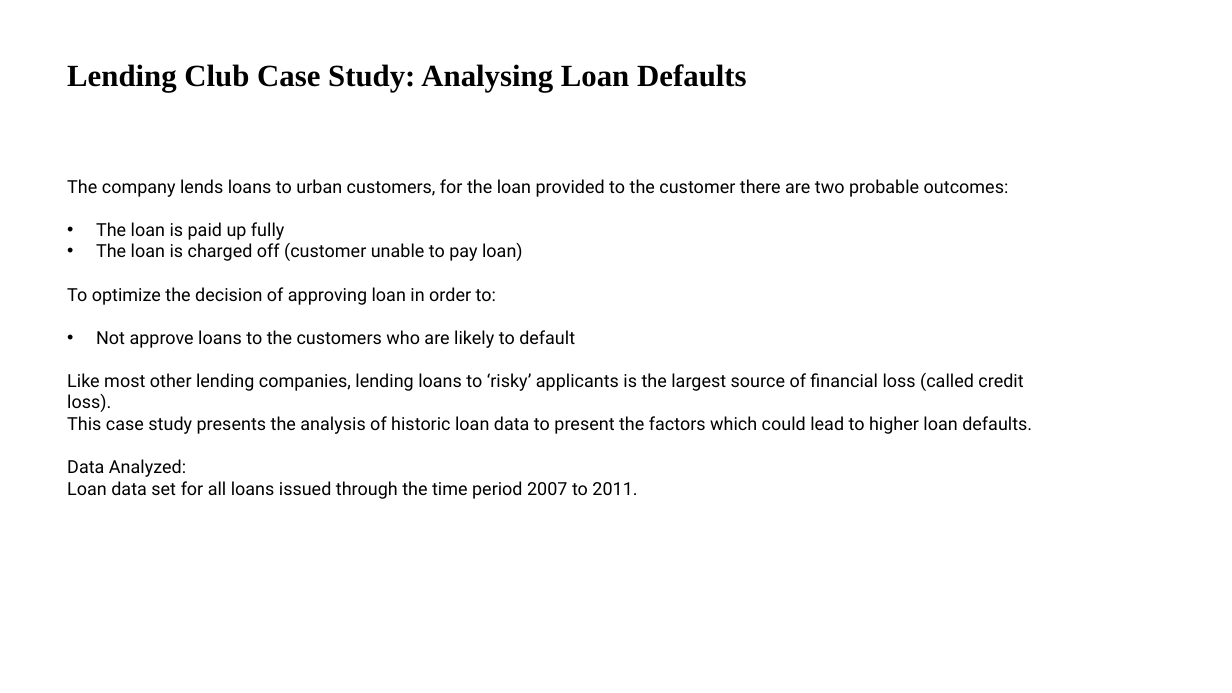
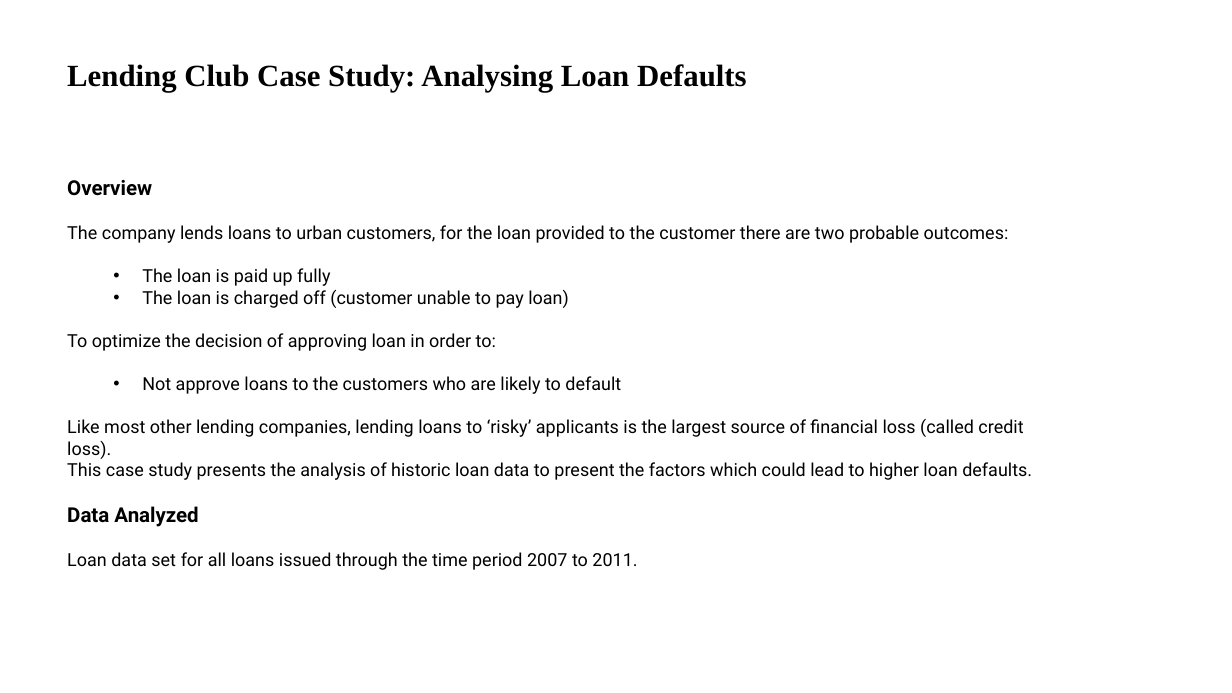
Before and after one commit to VFulara/LendingClubCaseStudy, a slide deck: slide 1 of Presentation.pptx. Drawn at 1232x693 pixels with LibreOffice and Linux fonts; fonts in the diff are those of the drawing. Boxes give left, top, right and bottom in pixels: in the first picture for what was removed or moved away, otherwise in the second. Text is boxed around its words. In the diff, an @@ line names an element or a change of style, - is before the commit and + after.

Commit message:
Data cleansing added in presentation

```diff
--- a/Presentation.pptx
+++ b/Presentation.pptx
@@ text at [67,180,152,196]: paragraph added @@
+Overview
@@ text at [142,268,621,394]: list level 1 to 2 in "The loan is paid up ..."; list level 1 to 2 in "The loan is charged off ..."; list level 1 to 2 in "Not approve loans to the ..." @@
@@ text at [67,506,198,527]: text changed; size 14 to 16 pt; bold on @@
-Data Analyzed:
+Data Analyzed
```
Also in this commit, not shown: 2 slides added.
